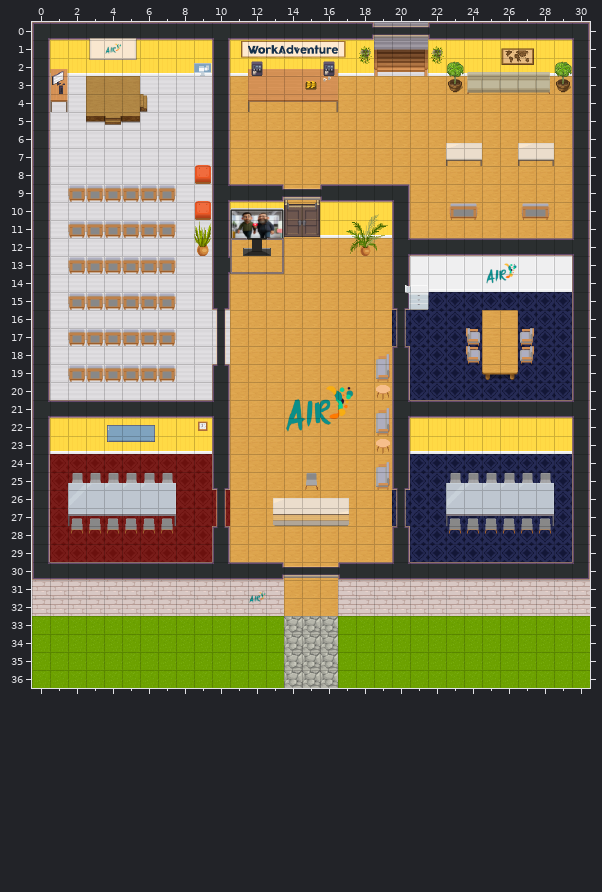
Tiled map (JSON): hall.tmj. The picture above was drawn from the file before the commit.
Cells are 32x32 px. Shown: x 0..30, y 0..36.
Now the later version:
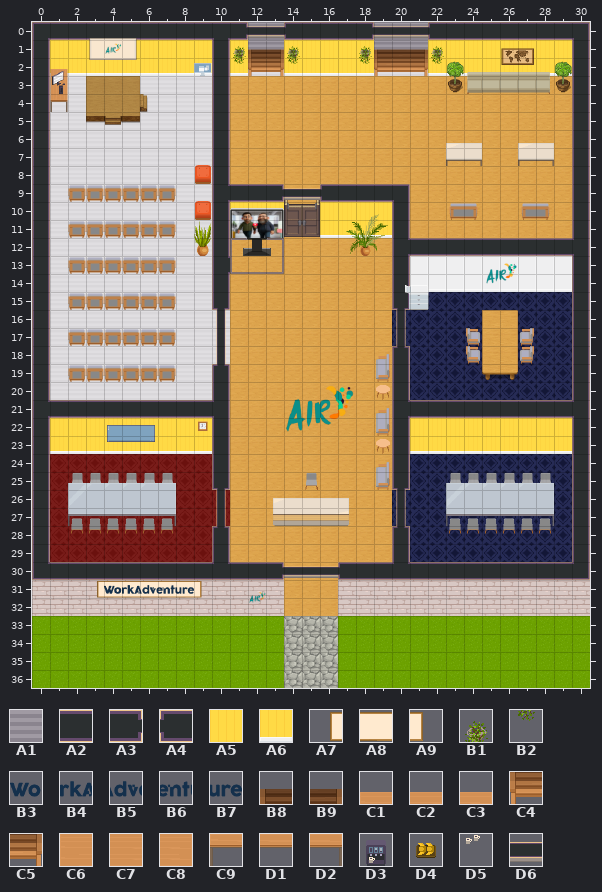
Key: from "Chunk 1": A1 3, A2 22, A3 24, A4 25, A5 29, A6 33, A7 67, A8 68, A9 69, B1 70, B2 73, B3 98, B4 99, B5 100, B6 101, B7 102, B8 106, B9 108, C1 110, C2 111, C3 112, C4 113, C5 115, C6 122, C7 123, C8 124, C9 131, D1 132, D2 133, D3 183, D4 188, D5 189, D6 214.
__ is an empty cell, ## one hidden under a higher layer.
Difference:
{"where": "layer \"floor/floor1\""}
{"y":0,"x":12,"old":"## ##","new":"A1 A1"}
{"y":1,"x":12,"old":"## ##","new":"A1 A1"}
{"where": "layer \"walls/walls1\""}
{"y":0,"x":11,"old":"A2 A2 A2 A2","new":"A3 __ __ A4"}
{"y":1,"x":12,"old":"A5 A5","new":"__ __"}
{"y":2,"x":12,"old":"A6 A6","new":"__ __"}
{"where": "layer \"walls/walls2\""}
{"y":1,"x":11,"old":"A7 A8 A8 A8 A8 A8 A9","new":"B1 __ __ B1 __ __ __"}
{"y":2,"x":11,"old":"__","new":"B2"}
{"y":2,"x":14,"old":"__","new":"B2"}
{"y":31,"x":3,"old":"__ __ __ __ __ __ __","new":"A7 A8 A8 A8 A8 A8 A9"}
{"where": "layer \"furniture/furniture1\""}
{"y":1,"x":12,"old":"B3 B4 B5 B6 B7","new":"B8 B9 __ __ __"}
{"y":2,"x":12,"old":"__ __","new":"C4 C5"}
{"y":31,"x":4,"old":"__ __ __ __ __","new":"B3 B4 B5 B6 B7"}
{"where": "layer \"furniture/furniture2\""}
{"y":2,"x":12,"old":"C1 C2 C2 C2 C3","new":"__ __ __ __ __"}
{"y":3,"x":12,"old":"C6 C7 C7 C7 C8","new":"__ __ __ __ __"}
{"y":4,"x":12,"old":"C9 D1 D1 D1 D2","new":"__ __ __ __ __"}
{"where": "layer \"furniture/furniture3\""}
{"y":2,"x":12,"old":"D3","new":"__"}
{"y":2,"x":16,"old":"D3","new":"__"}
{"y":3,"x":15,"old":"D4 D5","new":"__ __"}
{"where": "layer \"above/above1\""}
{"y":0,"x":12,"old":"__ __","new":"D6 D6"}
{"label":"changed","picture_box":[233,22,346,112]}
{"label":"added","picture_box":[97,581,202,598]}
